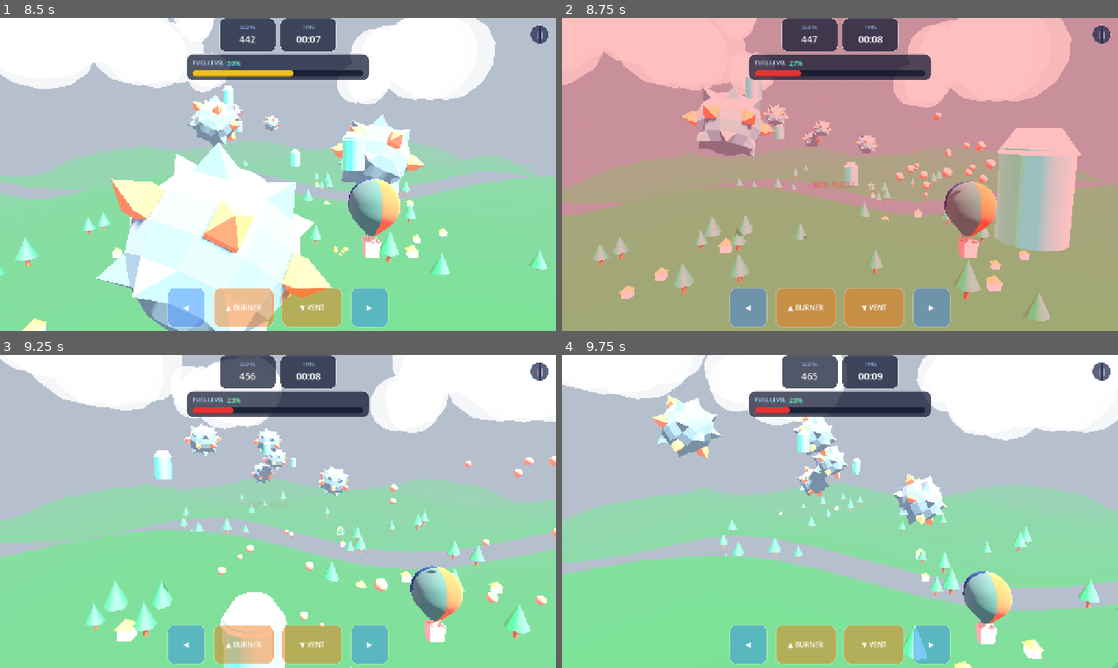
Above: before the commit, frames 1-4 (two rows, left to right).
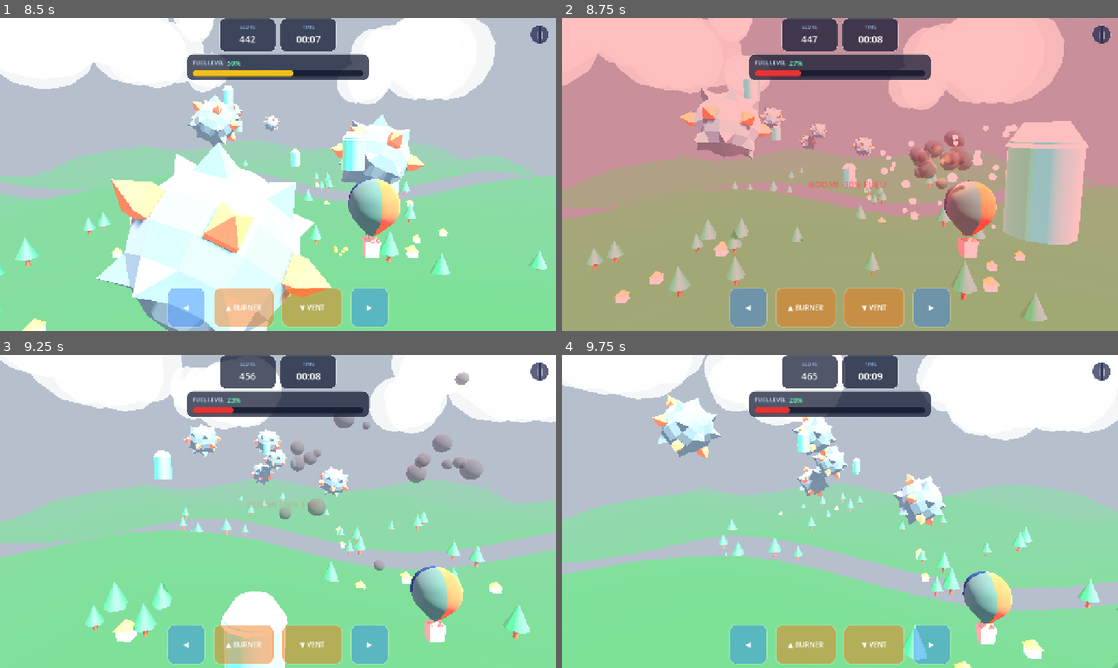
Above: after the commit, the same moments.

Repository: Tetsuuya/Blow-Hard
Game: Godot game, scene res://scenes/Main.tscn
The game is run twice, just before and just after one commit, with the same random seed, the same clock (stepped at 60 frames per second) and the same inputs. Sound files missing from this copy of the repository are replaced by a short silence.
Inputs:
- Up to frame 1 (8.5 s): click "START GAME" at 0.5 s; tap Enter at 1.25 s; hold D 1.28-2.03 s; tap Space at 1.52, 2.27, 3.77, 4.52, 5.27, 6.77, 7.52, 8.27 s; hold S 2.03-2.78 s; hold D 2.78-3.53 s; hold W 3.53-4.28 s; hold A 4.28-5.78 s; hold S 5.78-6.53 s; hold D 6.53-7.28 s; hold W 7.28-8.03 s; hold D from 8.03 s (still down)
- Up to frame 2 (8.75 s): keep holding D
- Up to frame 3 (9.25 s): release D at 8.78 s; hold S from 8.78 s (still down)
- Up to frame 4 (9.75 s): release S at 9.53 s; hold A from 9.53 s (still down)

Frame 1 is identical in both runs. In frame 2, 11% of the frame differs, in the area x 0-100%, y 0-97%; in frame 3, 3.5%; in frame 4, 0.3%.

Commit message:
v1-final

Diff:
--- a/scripts/GameManager.gd
+++ b/scripts/GameManager.gd
@@ -1297,13 +1297,13 @@
 			spring_vel_y = -0.55 # violent wobble on impact
 			if hit_sfx_player:
 				hit_sfx_player.play()
-			_spawn_burst(spike.position, Color(0.937, 0.267, 0.267))
-			_spawn_popup("-30% FUEL!", Color(1.0, 0.3, 0.3))
+			_spawn_explosion(spike.position)
+			_spawn_popup("BOOM! -30% FUEL!", Color(1.0, 0.3, 0.3))
 			_trigger_hit_flash()
-			camera_shake_intensity = 0.75 # Trigger physical camera shake
+			camera_shake_intensity = 1.0 # Strong camera shake on explosion
 			_reset_spike(spike)
 			if air_pressure <= 0.0:
-				_game_over("A spike popped your fuel tank!")
+				_game_over("A spike mine blew up your balloon!")
 				return
 		elif spike.position.z > 6.0:
 			_reset_spike(spike)
@@ -1445,6 +1445,77 @@
 	p.emitting = true
 	get_tree().create_timer(2.0).timeout.connect(func():
 		if is_instance_valid(p): p.queue_free()
+	)
+
+func _spawn_explosion(pos: Vector3) -> void:
+	# 1. Fiery Fireball Core Burst
+	var fire := CPUParticles3D.new()
+	fire.one_shot              = true
+	fire.explosiveness         = 1.0
+	fire.amount                = 30
+	fire.lifetime              = 0.5
+	fire.position              = pos
+	fire.direction             = Vector3.UP
+	fire.spread                = 180.0
+	fire.initial_velocity_min  = 5.0; fire.initial_velocity_max = 10.0
+	fire.scale_amount_min      = 0.12; fire.scale_amount_max   = 0.30
+	fire.gravity               = Vector3(0, -2.0, 0)
+
+	var fire_mat := StandardMaterial3D.new()
+	fire_mat.vertex_color_use_as_albedo = true
+	fire_mat.emission_enabled = true
+	fire_mat.emission = Color(1.0, 0.4, 0.05)
+	fire_mat.emission_energy_multiplier = 4.0
+
+	var fire_mesh := SphereMesh.new()
+	fire_mesh.radius = 0.35; fire_mesh.height = 0.7
+	fire_mesh.material = fire_mat
+	fire.mesh = fire_mesh
+	fire.color = Color(1.0, 0.65, 0.15, 1.0)
+	add_child(fire)
+	fire.emitting = true
+
+	# 2. Rising Dark Smoke Cloud
+	var smoke := CPUParticles3D.new()
+	smoke.one_shot              = true
+	smoke.explosiveness         = 0.95
+	smoke.amount                = 18
+	smoke.lifetime              = 1.1
+	smoke.position              = pos
+	smoke.direction             = Vector3.UP
+	smoke.spread                = 180.0
+	smoke.initial_velocity_min  = 1.5; smoke.initial_velocity_max = 4.5
+	smoke.scale_amount_min      = 0.20; smoke.scale_amount_max   = 0.55
+	smoke.gravity               = Vector3(0, 2.5, 0) # Smoke rises up
+
+	var smoke_mat := StandardMaterial3D.new()
+	smoke_mat.transparency = BaseMaterial3D.TRANSPARENCY_ALPHA
+	smoke_mat.vertex_color_use_as_albedo = true
+
+	var smoke_mesh := SphereMesh.new()
+	smoke_mesh.radius = 0.45; smoke_mesh.height = 0.9
+	smoke_mesh.material = smoke_mat
+	smoke.mesh = smoke_mesh
+	smoke.color = Color(0.2, 0.2, 0.22, 0.6)
+	add_child(smoke)
+	smoke.emitting = true
+
+	# 3. Sudden Explosive Light Flash
+	var light := OmniLight3D.new()
+	light.position = pos
+	light.light_color = Color(1.0, 0.55, 0.15)
+	light.light_energy = 9.0
+	light.omni_range = 12.0
+	add_child(light)
+
+	var tw := create_tween()
+	tw.tween_property(light, "light_energy", 0.0, 0.35)
+	tw.chain().tween_callback(light.queue_free)
+
+	# Auto-clean particle nodes
+	get_tree().create_timer(1.5).timeout.connect(func():
+		if is_instance_valid(fire): fire.queue_free()
+		if is_instance_valid(smoke): smoke.queue_free()
 	)
 
 func _spawn_popup(text: String, col: Color) -> void:
